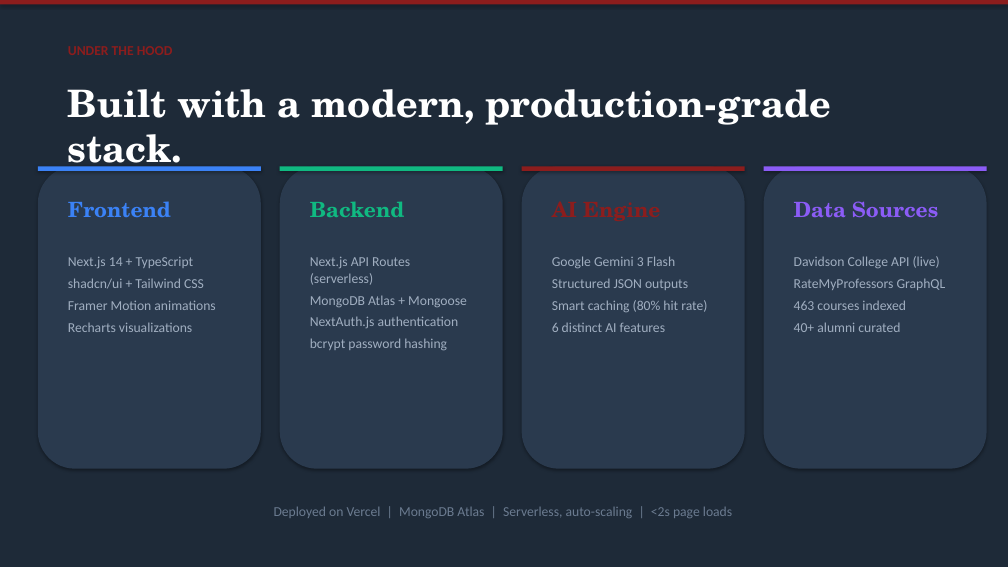
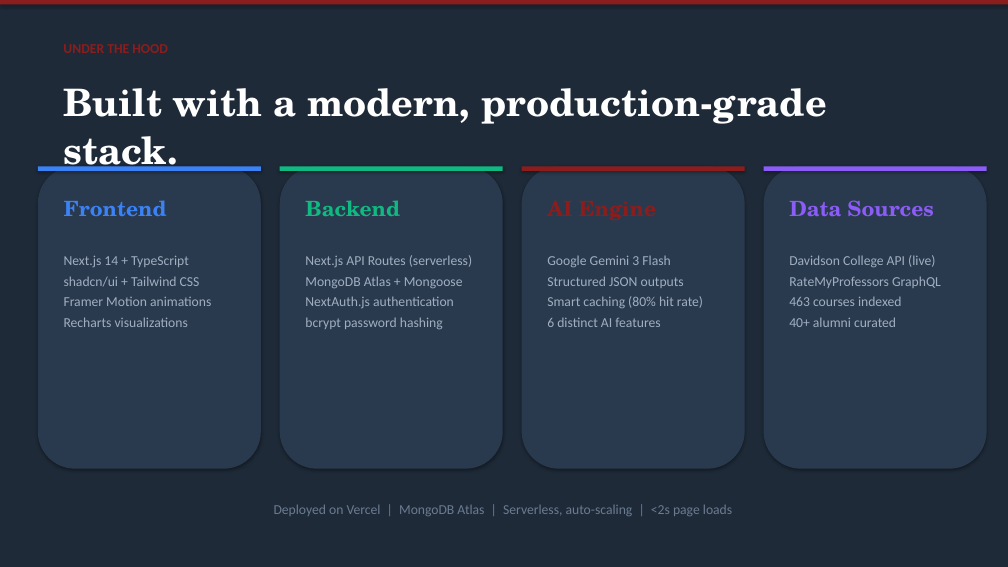
Before and after one commit to Hades-c/MakeItSo, a slide deck: slide 6 of MakeItSo_Pitch_Deck.pptx. Drawn at 1008x567 pixels with LibreOffice and Linux fonts; fonts in the diff are those of the drawing. Boxes give left, top, right and bottom in pixels: in the first picture for what was removed or moved away, otherwise in the second. Text is boxed around its words. In the diff, an @@ line names an element or a change of style, - is before the commit and + after.

```diff
--- a/MakeItSo_Pitch_Deck.pptx
+++ b/MakeItSo_Pitch_Deck.pptx
@@ text "UNDER THE HOOD" at (x1=63, y1=44, x2=168, y2=53): line spacing 1 to 16pt @@
@@ text "Built with a modern, production-grade ..." at (x1=63, y1=88, x2=827, y2=171): line spacing 1 to 45pt @@
@@ line spacing 1 to 25pt in 3 elements at (x1=64, y1=200, x2=167, y2=217), (x1=305, y1=200, x2=400, y2=216), (x1=789, y1=200, x2=933, y2=217) @@
@@ line spacing 1 to 16pt; less space between paragraphs in 4 elements at (x1=64, y1=256, x2=211, y2=327), (x1=305, y1=255, x2=472, y2=329), (x1=547, y1=256, x2=703, y2=327), (x1=789, y1=255, x2=941, y2=327) @@
@@ text "Deployed on Vercel | MongoDB ..." at (x1=274, y1=504, x2=732, y2=516): line spacing 1 to 16pt @@
```
Also in this commit, not shown: 10 other slides changed, 1 other file.
